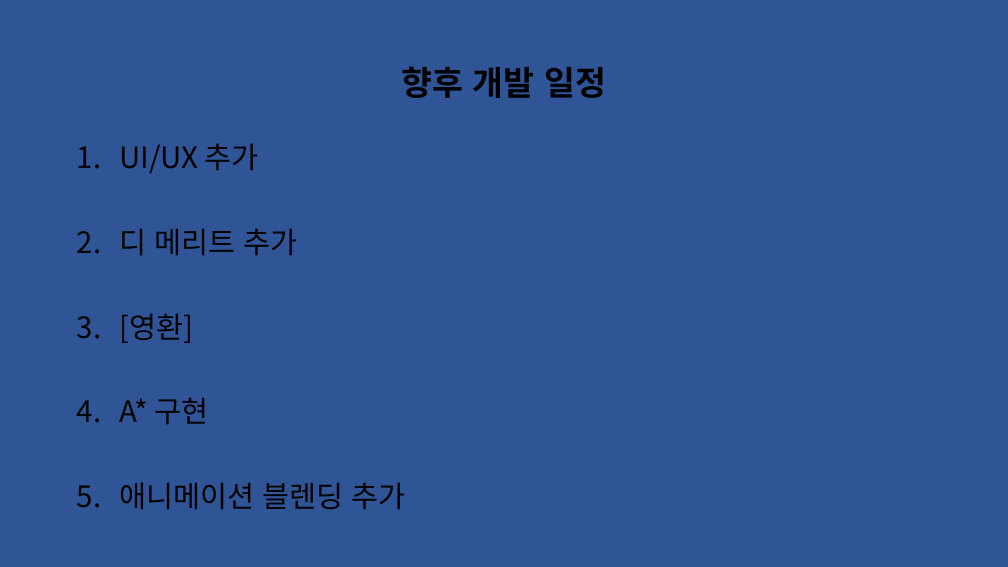
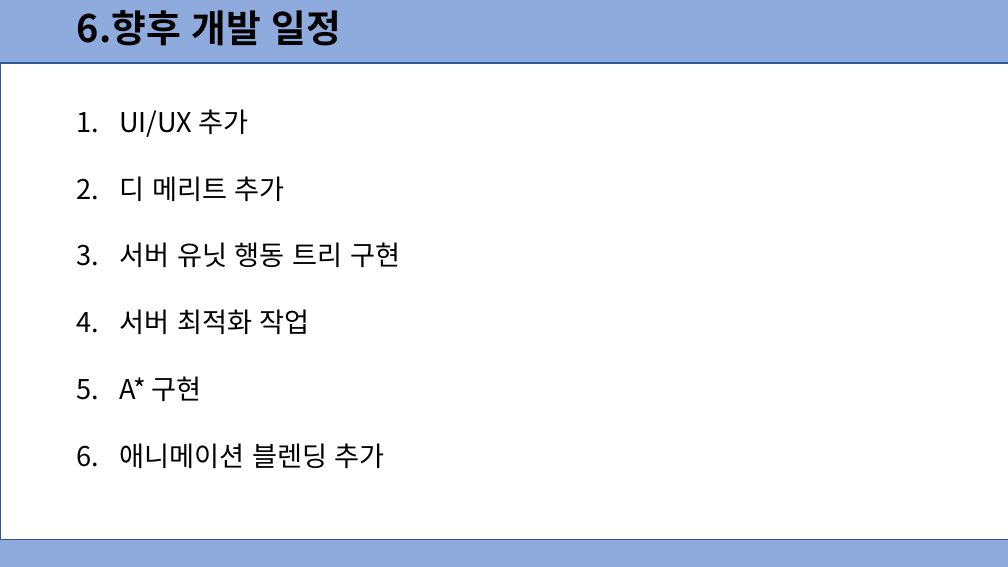
Before and after one commit to dmsdn16/kpu_projects, a slide deck: slide 10 of 2022 졸업작품 중간발표(은우 추가).pptx (slide 9 before the commit). Drawn at 1008x567 pixels with LibreOffice and Linux fonts; fonts in the diff are those of the drawing. Boxes give left, top, right and bottom in pixels: in the first picture for what was removed or moved away, otherwise in the second. Text is boxed around its words. In the diff, an @@ line names an element or a change of style, - is before the commit and + after.

Commit message:
영환 추가

```diff
--- a/2022 졸업작품 중간발표(은우 추가).pptx
+++ b/2022 졸업작품 중간발표(은우 추가).pptx
@@ background #2F5597 to #8FAADC @@
@@ text at [77, 10, 342, 46]: text changed; size 32 to 36 pt @@
-향후 개발 일정
+6.향후 개발 일정
@@ rectangle added at [0, 63, 1008, 540], fill #FFFFFF, outline #325491 1 pt @@
@@ text "UI/UX 추가": place and size @@
-text "UI/UX 추가" at [119, 143, 406, 510]
+text "UI/UX 추가" at [119, 109, 400, 468]
@@ text at [119, 109, 385, 468]: size 28 to 25.9 pt in "UI/UX 추가", "디 메리트 추가", "A* 구현", "애니메이션 블렌딩 추가"; line spacing 0.9 to 0.7 @@
@@ text at [119, 242, 400, 334]: text changed; size 28 to 25.9 pt @@
-3. [영환]
+3. 서버 유닛 행동 트리 구현
+4. 서버 최적화 작업
```
Also in this commit, not shown: 9 other slides changed, 3 slides added.
